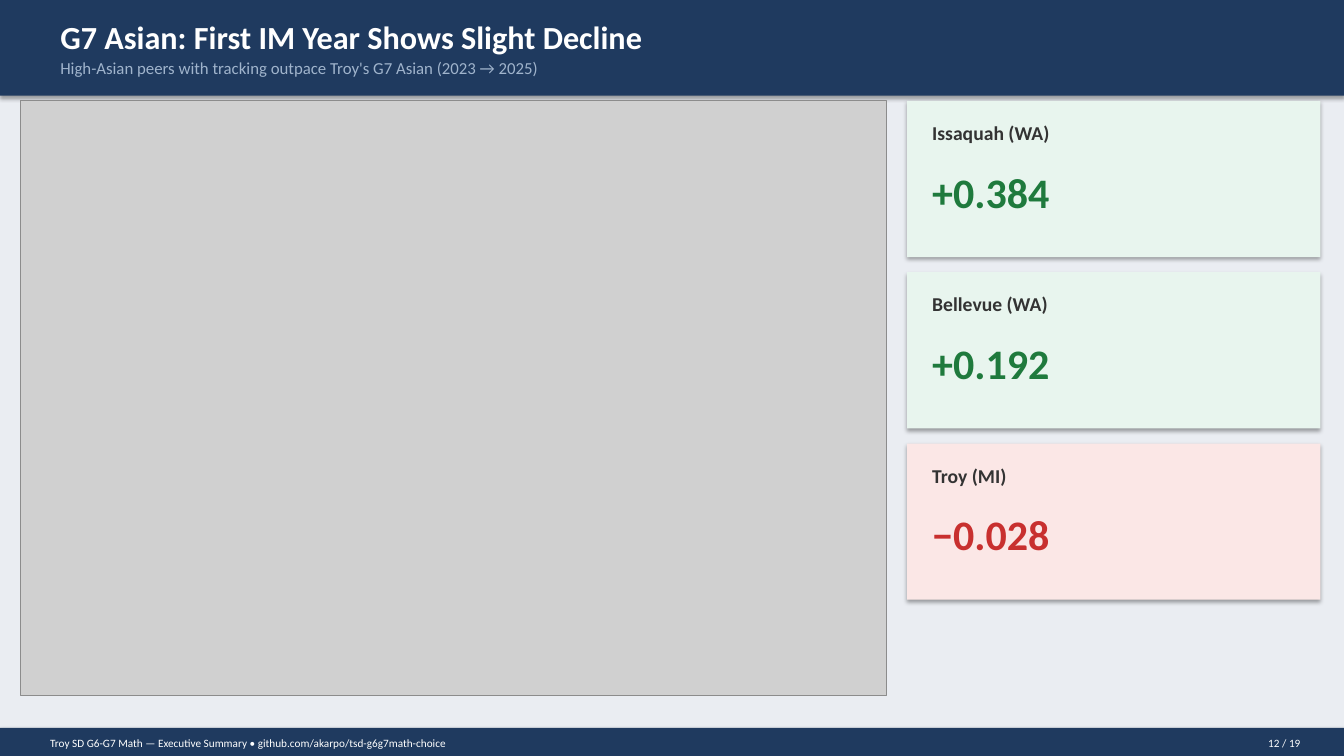
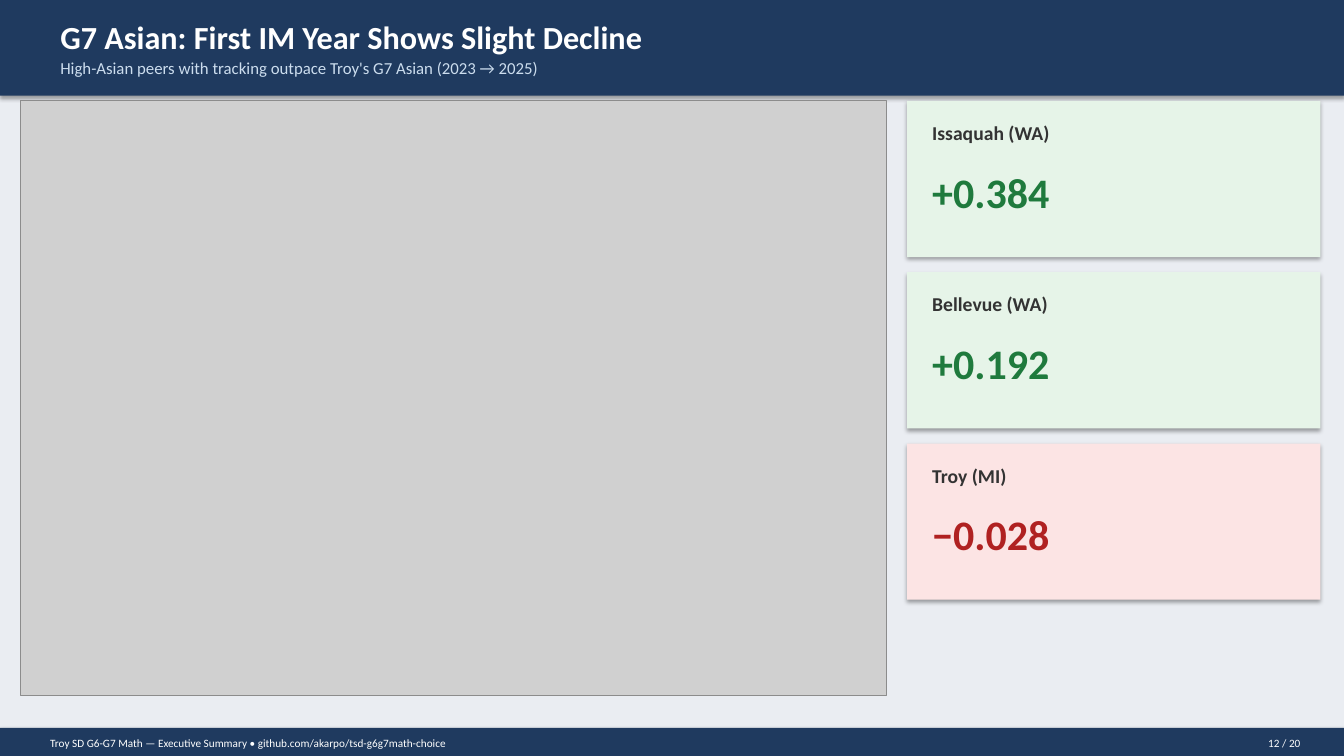
Before and after one commit to akarpo/tsd-g6g7math-choice, a slide deck: slide 12 of deck/Troy_G6G7_Math_Executive_Summary.pptx. Drawn at 1344x756 pixels with LibreOffice and Linux fonts; fonts in the diff are those of the drawing; grey boxes stand for pictures. Boxes give left, top, right and bottom in pixels: in the first picture for what was removed or moved away, otherwise in the second. Text is boxed around its words. In the diff, an @@ line names an element or a change of style, - is before the commit and + after.

```diff
--- a/deck/Troy_G6G7_Math_Executive_Summary.pptx
+++ b/deck/Troy_G6G7_Math_Executive_Summary.pptx
@@ text "High-Asian peers with tracking outpace ..." at box(60, 62, 538, 77): text colour #A0B4CC to #CCDDEE @@
@@ rectangle at box(907, 444, 1321, 600): fill #FBE7E6 to #FCE4E4 @@
@@ text "−0.028" at box(932, 521, 1049, 551): text colour #C8302F to #B02121 @@
@@ text at box(1268, 739, 1300, 747): text changed @@
-12 / 19
+12 / 20
```
Also in this commit, not shown: 18 other slides changed, 1 slide added, 37 other files.
